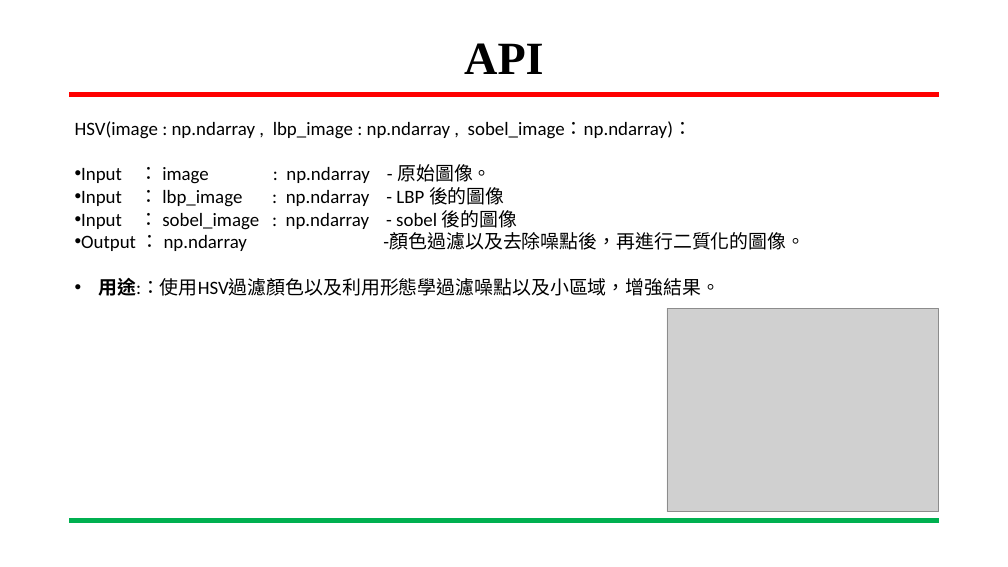
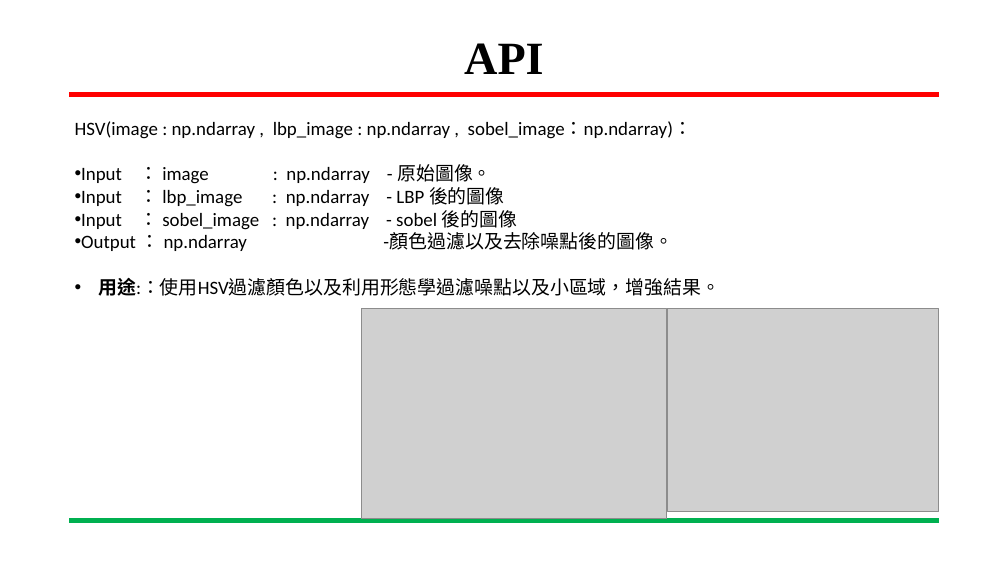
Before and after one commit to CCH147/113embedded-image, a slide deck: slide 6 of HW3/嵌入式影像處理HW2_1114.pptx. Drawn at 1008x567 pixels with LibreOffice and Linux fonts; fonts in the diff are those of the drawing; grey boxes stand for pictures; background and template pictures are left out. Boxes give left, top, right and bottom in pixels: in the first picture for what was removed or moved away, otherwise in the second. Text is boxed around its words. In the diff, an @@ line names an element or a change of style, - is before the commit and + after.

```diff
--- a/HW3/嵌入式影像處理HW2_1114.pptx
+++ b/HW3/嵌入式影像處理HW2_1114.pptx
@@ text at (383, 233, 673, 250): text changed @@
-• Output ： np.ndarray -顏色過濾以及去除噪點後，再進行二質化的圖像。
+• Output ： np.ndarray -顏色過濾以及去除噪點後的圖像。
@@ picture added at (361, 309, 668, 520) @@
@@ group added at (357, 355, 667, 441): 4 rectangles @@
```
Also in this commit, not shown: 1 other slide changed, 2 other files.
